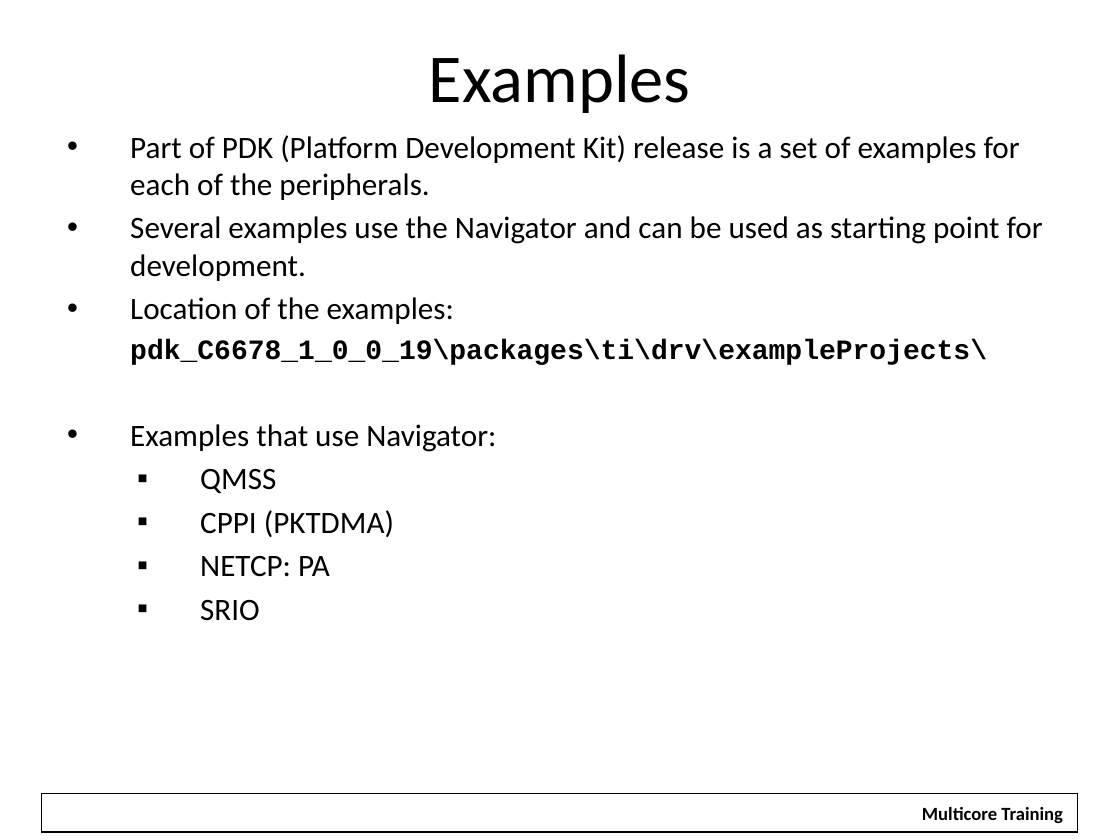
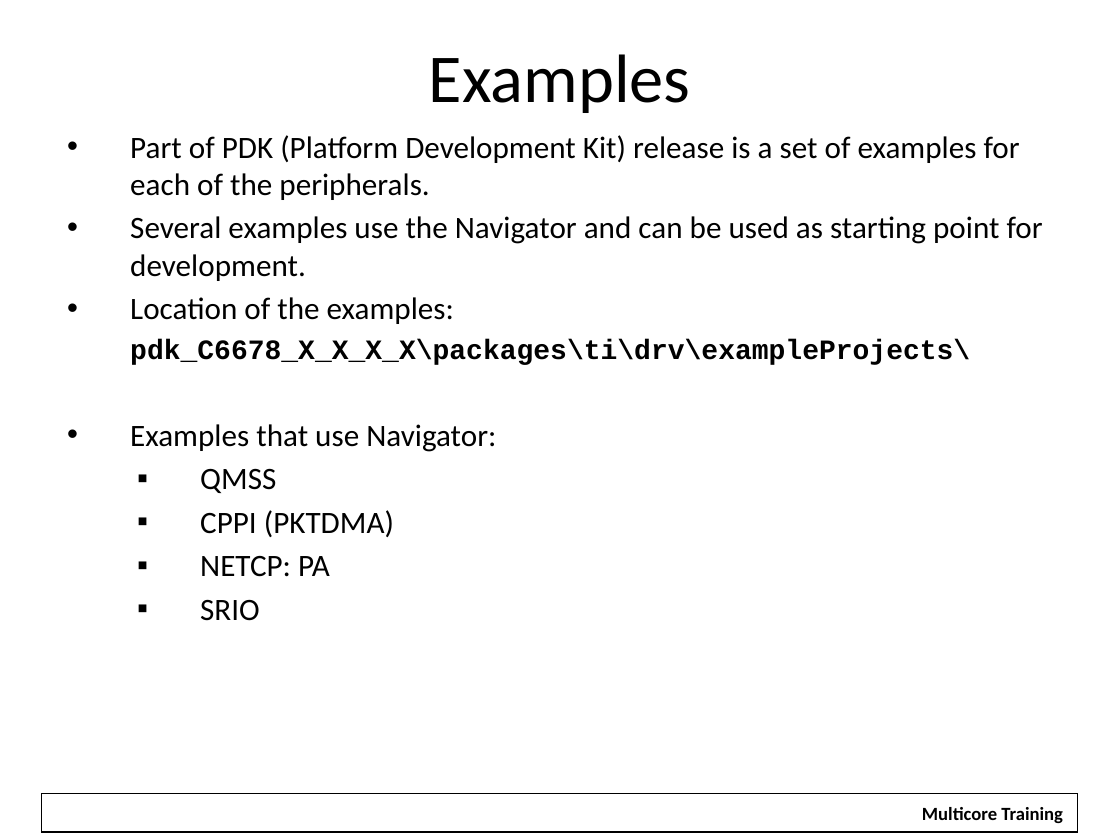
Before and after one commit to hari1989/keystone-workshop, a slide deck: slide 52 of slides/Intro to Multicore Navigator.pptx (slide 42 before the commit). Drawn at 1120x840 pixels with LibreOffice and Linux fonts; fonts in the diff are those of the drawing; background and template pictures are left out. Boxes give left, top, right and bottom in pixels: in the first picture for what was removed or moved away, otherwise in the second. Text is boxed around its words. In the diff, an @@ line names an element or a change of style, - is before the commit and + after.

```diff
--- a/slides/Intro to Multicore Navigator.pptx
+++ b/slides/Intro to Multicore Navigator.pptx
@@ text at (130, 339, 970, 365): text changed @@
-pdk_C6678_1_0_0_19\packages\ti\drv\exampleProjects\
+pdk_C6678_X_X_X_X\packages\ti\drv\exampleProjects\
```
Also in this commit, not shown: 15 other slides changed, 21 slides added, 14 slides removed.
